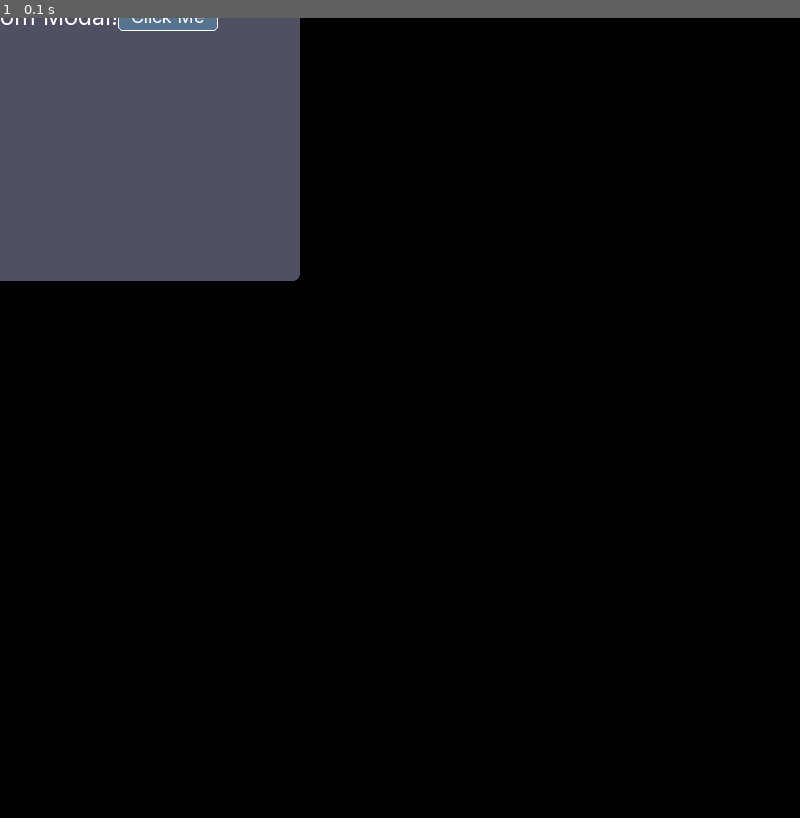
Above: before the commit, frame 1.
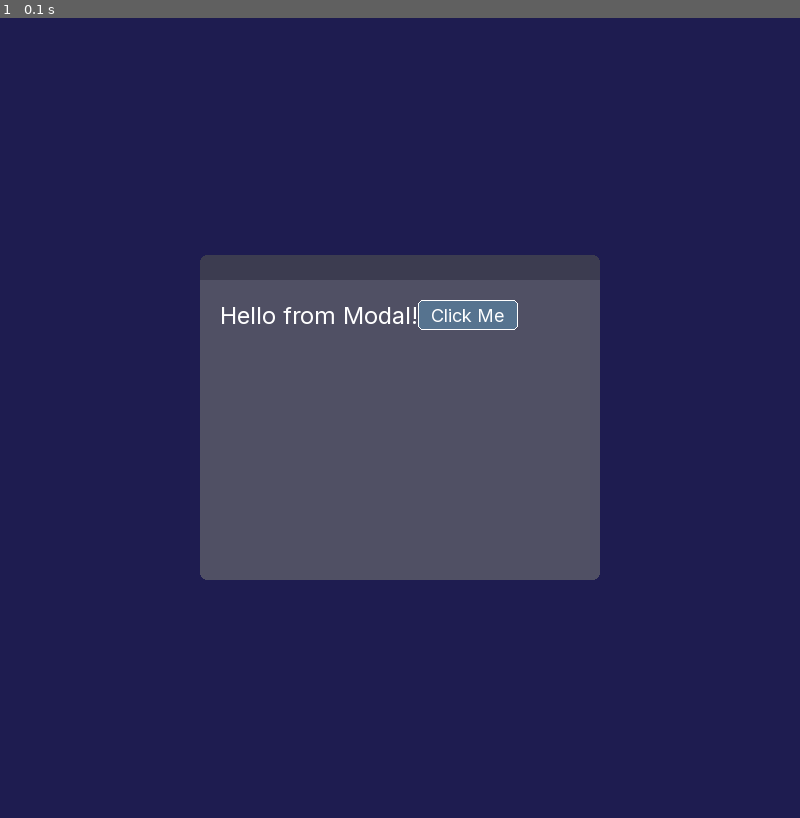
Above: after the commit, the same moment.

Repository: JyleFV/CoshUI
Game: pygame game, started from tests/main_test.py
The game is run twice, just before and just after one commit, with the same random seed, the same clock (stepped at 60 frames per second) and the same inputs.
Inputs:
- Up to frame 1 (0.1 s): no input

The runs differ from the first frame. In frame 1, 100% of the frame differs, in the area x 0-100%, y 0-100%.

Commit message:
Added SPACE_BETWEEN, SPACE_AROUND, and SPACE_EVENLY for Containers, STRETCH next and Grid Implementations

Diff:
--- a/src/coshui/backends/pygame_backend.py
+++ b/src/coshui/backends/pygame_backend.py
@@ -184,6 +184,6 @@
     def poll_input(self):
         CoshInput._prev_mouse_pressed = CoshInput._current_mouse_pressed
         CoshInput._mouse_position = pygame.mouse.get_pos()
-        CoshInput._mouse_delta = (CoshInput._mouse_position[0] - CoshInput._prev_mouse_position[0], CoshInput._mouse_position[1] - CoshInput._prev_mouse_position[1])
+        CoshInput._mouse_delta = pygame.mouse.get_rel()
         CoshInput._prev_mouse_position = CoshInput._mouse_position
         CoshInput._current_mouse_pressed = pygame.mouse.get_pressed()[0]
--- a/src/coshui/pipeline.py
+++ b/src/coshui/pipeline.py
@@ -1,10 +1,9 @@
 from .state import CoshUI
 from .input import CoshInput
-from .node_definitions import Node, Element
+from .node_definitions import Node
 from .widgets import Container, Grid
 from .utility import intersect_rect, point_in_rect
 from ._defaults import ENGINE_DEFAULTS
-from .cui_error import CoshUIError, warn
 from .types import *
 
 def measure(node : Node):
@@ -12,25 +11,24 @@
         measure(child)
     node.measure()
 
-# TODO: SPACE_BETWEEN, SPACE_AROUND, SPACE_EVENLY, and STRETCH
-# TODO: AUTO and FILL "chicken vs egg" problem
 def layout(node: Node, x: float = 0.0, y: float = 0.0):
     node._x = x
     node._y = y
 
     if isinstance(node, Container):
-        relative_children = [c for c in node.children if c.positioning is not CoshPositioning.ABSOLUTE]
-        absolute_children = [c for c in node.children if c.positioning is CoshPositioning.ABSOLUTE]
+        relative_children = [child for child in node.children if child.positioning is not CoshPositioning.ABSOLUTE]
+        absolute_children = [child for child in node.children if child.positioning is CoshPositioning.ABSOLUTE]
 
         cursor_x = x + node.padding
         cursor_y = y + node.padding
 
         if node.direction is CoshDirection.ROW:
             total_gap = node.gap * max(0, len(relative_children) - 1)
+            distributed_gap = node.gap # Default Fallback
+
             available_width = node.width - (node.padding * 2) - total_gap
-
-            fill_widgets = [c for c in relative_children if c.width is CoshSizing.FILL]
-            static_widgets = [c for c in relative_children if c.width is not CoshSizing.FILL]
+            fill_widgets = [child for child in relative_children if child.width is CoshSizing.FILL]
+            static_widgets = [child for child in relative_children if child.width is not CoshSizing.FILL]
 
             for widget in static_widgets:
                 available_width -= (widget.width + widget.margin * 2)
@@ -44,20 +42,40 @@
                 if child.height is CoshSizing.FILL:
                     child.height = node.height - (node.padding * 2) - (child.margin * 2)
 
-            total_content_size = sum(c.width + (c.margin * 2) for c in relative_children) + total_gap
+            raw_inner_width = node.width - (node.padding * 2)
+            total_widgets_width = sum(child.width + (child.margin * 2) for child in relative_children)
+            leftover_space = raw_inner_width - total_widgets_width
+
+            total_content_size = total_widgets_width + total_gap
 
             match node.justify:
                 case CoshJustify.CENTER:
                     cursor_x = x + (node.width / 2) - (total_content_size / 2)
                 case CoshJustify.END:
                     cursor_x = x + node.width - node.padding - total_content_size
+                case CoshJustify.SPACE_BETWEEN:
+                    if len(relative_children) > 1:
+                        distributed_gap = leftover_space / (len(relative_children) - 1)
+                        cursor_x = x + node.padding
+                    else:
+                        cursor_x = x + (node.width / 2) - (total_widgets_width / 2)
+                case CoshJustify.SPACE_AROUND:
+                    if relative_children:
+                        half_gap = leftover_space / (len(relative_children) * 2)
+                        cursor_x = x + node.padding + half_gap
+                        distributed_gap = half_gap * 2
+                case CoshJustify.SPACE_EVENLY:
+                    if relative_children:
+                        distributed_gap = leftover_space / (len(relative_children) + 1)
+                        cursor_x = x + node.padding + distributed_gap
 
         else:
             total_gap = node.gap * max(0, len(relative_children) - 1)
+            distributed_gap = node.gap # Default Fallback
+
             available_height = node.height - (node.padding * 2) - total_gap
-
-            fill_widgets = [c for c in relative_children if c.height is CoshSizing.FILL]
-            static_widgets = [c for c in relative_children if c.height is not CoshSizing.FILL]
+            fill_widgets = [child for child in relative_children if child.height is CoshSizing.FILL]
+            static_widgets = [child for child in relative_children if child.height is not CoshSizing.FILL]
 
             for widget in static_widgets:
                 available_height -= (widget.height + widget.margin * 2)
@@ -71,13 +89,32 @@
                 if child.width is CoshSizing.FILL:
                     child.width = node.width - (node.padding * 2) - (child.margin * 2)
 
-            total_content_size = sum(c.height + (c.margin * 2) for c in relative_children) + total_gap
+            raw_inner_height = node.height - (node.padding * 2)
+            total_widgets_height = sum(child.height + (child.margin * 2) for child in relative_children)
+            leftover_space = raw_inner_height - total_widgets_height
+
+            total_content_size = sum(child.height + (child.margin * 2) for child in relative_children) + total_gap
 
             match node.justify:
                 case CoshJustify.CENTER:
                     cursor_y = y + (node.height / 2) - (total_content_size / 2)
                 case CoshJustify.END:
                     cursor_y = y + node.height - node.padding - total_content_size
+                case CoshJustify.SPACE_BETWEEN:
+                    if len(relative_children) > 1:
+                        distributed_gap = leftover_space / (len(relative_children) - 1)
+                        cursor_y = y + node.padding
+                    else:
+                        cursor_y = y + (node.width / 2) - (total_widgets_width / 2)
+                case CoshJustify.SPACE_AROUND:
+                    if relative_children:
+                        half_gap = leftover_space / (len(relative_children) * 2)
+                        cursor_y = y + node.padding + half_gap
+                        distributed_gap = half_gap * 2
+                case CoshJustify.SPACE_EVENLY:
+                    if relative_children:
+                        distributed_gap = leftover_space / (len(relative_children) + 1)
+                        cursor_y = y + node.padding + distributed_gap
 
         for child in relative_children:
             if node.direction is CoshDirection.ROW:
@@ -87,7 +124,7 @@
                     case CoshAlign.END:    child_y = y + node.height - node.padding - (child.height + child.margin * 2)
 
                 layout(child, cursor_x + child.margin, child_y + child.margin)
-                cursor_x += child.width + (child.margin * 2) + node.gap
+                cursor_x += child.width + (child.margin * 2) + distributed_gap
             else:
                 match node.align:
                     case CoshAlign.START:  child_x = x + node.padding
@@ -95,7 +132,7 @@
                     case CoshAlign.END:    child_x = x + node.width - node.padding - (child.width + child.margin * 2)
 
                 layout(child, child_x + child.margin, cursor_y + child.margin)
-                cursor_y += child.height + (child.margin * 2) + node.gap
+                cursor_y += child.height + (child.margin * 2) + distributed_gap
 
         for child in absolute_children:
             if node.direction is CoshDirection.ROW:
@@ -120,8 +157,8 @@
             layout(child, base_x + child._x, base_y + child._y)
 
     if isinstance(node, Grid):
-        relative_children = [c for c in node.children if c.positioning is not CoshPositioning.ABSOLUTE]
-        absolute_children = [c for c in node.children if c.positioning is CoshPositioning.ABSOLUTE]
+        relative_children = [child for child in node.children if child.positioning is not CoshPositioning.ABSOLUTE]
+        absolute_children = [child for child in node.children if child.positioning is CoshPositioning.ABSOLUTE]
 
         if relative_children:
             # 1. Chunk into rows
--- a/src/coshui/utility.py
+++ b/src/coshui/utility.py
@@ -45,7 +45,7 @@
 
 # ================ Signal Events ================
 
-def get_signal(node_id : str, signal_name : str):
+def get_signal(node_id : str, signal : CoshSignals):
     # TODO: Add this robust check in the future:
     # signals = ["clicked", "released", "hover_enter", "hover_exit", "hovered", "pressed"]
     # if node_id not in CoshUI._signals:
@@ -56,7 +56,7 @@
     #     close_match = difflib.get_close_matches(signal_name, signals, n=1)
     #     raise CoshUIError(f"`{signal_name}` is not a valid signal. Did you mean `{close_match[0] if close_match else 'Unknown'}`?")
 
-    return CoshUI._get_signal(node_id, signal_name)
+    return CoshUI._get_signal(node_id, signal)
 
 
 # ================ Signal Events ================
--- a/tests/main_test.py
+++ b/tests/main_test.py
@@ -30,7 +30,7 @@
         screen.fill(BLACK)
 
         with CoshUIRenderer(PygameBackend(screen)):
-            with Container(id="root", align=CoshAlign.CENTER, justify=CoshJustify.CENTER, style=CoshStyling(background_color=(30, 28, 80))):
+            with Container(id="root", width=FILL, height=FILL, align=CoshAlign.CENTER, justify=CoshJustify.CENTER, style=CoshStyling(background_color=(30, 28, 80))):
                 with Container(id="main_col", direction=CoshDirection.COLUMN, gap=16, align=CoshAlign.CENTER):
                     Label(id="title", text="My App", font_size=52)
                     Button(id="play_btn", text="Play", classes="btn_primary", width=200)
@@ -55,10 +55,10 @@
                                 Slider(id="sldr_brightness", width=200, bind=brightness, min_value=0, max_value=100, z_index=12)
                             Button(id="close_btn", text="Close", width=150, z_index=12)
 
-        if get_signal("settings_btn", "clicked") or get_signal("close_btn", "clicked"):
+        if get_signal("settings_btn", CLICKED) or get_signal("close_btn", CLICKED):
             settings_open = not settings_open
 
-        if get_signal("quit_btn", "clicked"):
+        if get_signal("quit_btn", CLICKED):
             running = False
 
         pygame.display.flip()
--- a/tests/new_file.py
+++ b/tests/new_file.py
@@ -13,6 +13,8 @@
     pygame.display.set_caption("CoshUI Test")
     clock = pygame.time.Clock()
 
+    add_class("label_color", CoshStyling(background_color=(100, 255, 100)))
+
     running = True
     while running:
         for event in pygame.event.get():
@@ -23,21 +25,24 @@
 
         with CoshUIRenderer(PygameBackend(screen)):
             with Container(id="root", direction=CoshDirection.ROW, style=CoshStyling(background_color=(100, 100, 255)), padding=10, gap=10):
-                with Container(id="root2", width=50, style=CoshStyling(background_color=(255, 100, 100))):
-                    pass
-                with Container(id="root3", style=CoshStyling(background_color=(255, 100, 100))):
-                    Label(id="lbl", text="Hello")
-                with Grid(id="grid_root", column_count=2, width=500, height=500, style=CoshStyling(background_color=(255, 200, 200)), gap=10, padding=20):
-                    with Container(id="root4", style=CoshStyling(background_color=(255, 100, 100))):
-                        pass
-                    with Container(id="root5", style=CoshStyling(background_color=(255, 100, 100))):
-                        pass
-                    with Container(id="root6", style=CoshStyling(background_color=(255, 100, 100))):
-                        pass
-                    with Container(id="root7", style=CoshStyling(background_color=(255, 100, 100))):
-                        pass
-                    with Container(id="root8", style=CoshStyling(background_color=(255, 100, 100))):
-                        pass
+                # with Container(id="root2", width=50, style=CoshStyling(background_color=(255, 100, 100))):
+                #     pass
+                with Container(id="root3", width=750, style=CoshStyling(background_color=(255, 100, 100)), justify=CoshJustify.SPACE_AROUND, gap=10, padding=10):
+                    Label(id="lbl", text="Hello", classes="label_color")
+                    Label(id="lbl1", text="Hello", classes="label_color")
+                    Label(id="lbl2", text="Hello", classes="label_color")
+                    Label(id="lbl3", text="Hello", classes="label_color")
+                # with Grid(id="grid_root", column_count=2, width=500, height=500, style=CoshStyling(background_color=(255, 200, 200)), gap=10, padding=20):
+                #     # with Container(id="root4", style=CoshStyling(background_color=(255, 200, 100)), positioning=CoshPositioning.ABSOLUTE): # TODO: Fix absoulute bug
+                #     #     pass
+                #     with Container(id="root5", style=CoshStyling(background_color=(255, 100, 100))):
+                #         pass
+                #     with Container(id="root6", style=CoshStyling(background_color=(255, 100, 100))):
+                #         pass
+                #     with Container(id="root7", style=CoshStyling(background_color=(255, 100, 100))):
+                #         pass
+                #     with Container(id="root8", style=CoshStyling(background_color=(255, 100, 100))):
+                #         pass
 
         pygame.display.flip()
         clock.tick(FPS)
Not shown, changed: README.md
